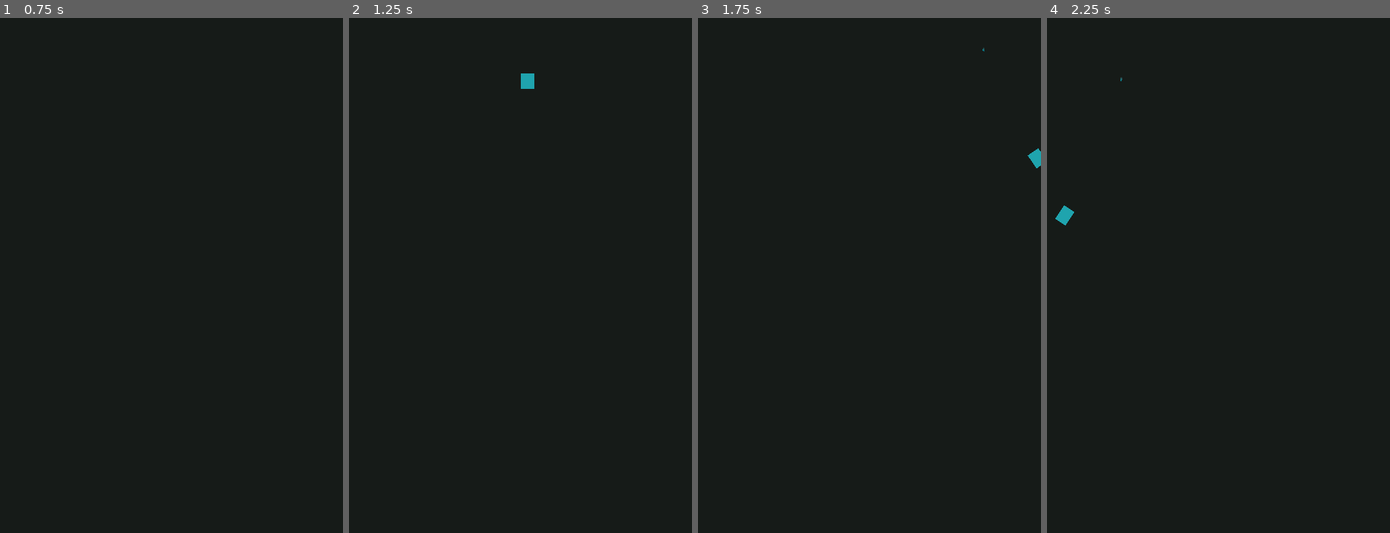
Above: before the commit, frames 1-4 (left to right).
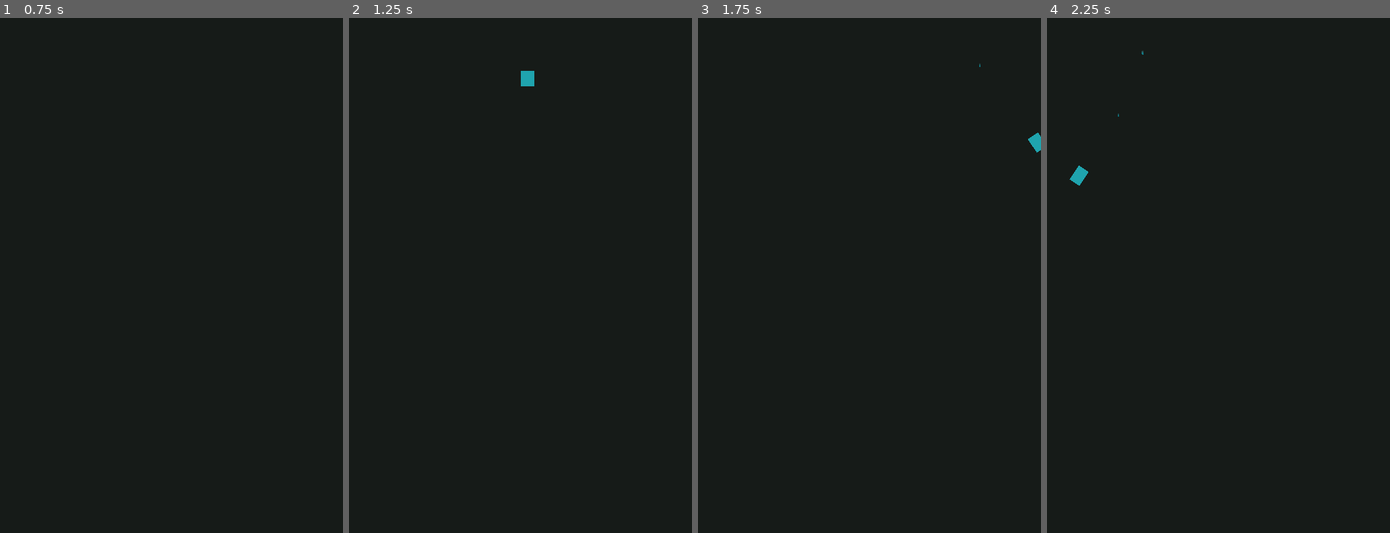
Above: after the commit, the same moments.

Repository: AndrewYHuang/deeper-and-deeper
Game: Godot game, scene res://scenes/Main.tscn
Same seed, same stepped clock (60 frames per second), same inputs: the game is played once before the commit and once after it.
Inputs:
- Up to frame 1 (0.75 s): click "Start Falling" at 0.5 s
- Up to frame 2 (1.25 s): no input
- Up to frame 3 (1.75 s): hold Right (ui_right) from 1.28 s (still down)
- Up to frame 4 (2.25 s): release Right (ui_right) at 2.03 s; hold Left (ui_left) from 2.03 s (still down)

Frame 1 is identical in both runs. In frame 2, less than 0.1% of the frame differs, in the area x 50-55%, y 10-14%; in frame 3, 0.2%; in frame 4, 0.2%, in the area x 2-29%, y 6-41%.

Commit message:
holy crap patterns are working

Diff:
--- a/project.godot
+++ b/project.godot
@@ -13,6 +13,10 @@
 config/name="Deeper And Deeper"
 run/main_scene="res://scenes/Main.tscn"
 config/icon="res://icon.png"
+
+[autoload]
+
+Global="*res://scripts/Global.gd"
 
 [display]
 
--- a/scenes/PatternSpawner.tscn
+++ b/scenes/PatternSpawner.tscn
@@ -1,11 +1,12 @@
-[gd_scene load_steps=3 format=2]
+[gd_scene load_steps=4 format=2]
 
-[ext_resource path="res://scenes/obstacle_patterns/Zigzag.tscn" type="PackedScene" id=1]
+[ext_resource path="res://scenes/obstacle_patterns/ZigzagShort.tscn" type="PackedScene" id=1]
 [ext_resource path="res://scripts/PatternSpawner.gd" type="Script" id=2]
+[ext_resource path="res://scenes/obstacle_patterns/Simple.tscn" type="PackedScene" id=3]
 
 [node name="PatternSpawner" type="Node2D"]
 script = ExtResource( 2 )
-Patterns = [ ExtResource( 1 ) ]
+Patterns = [ ExtResource( 1 ), ExtResource( 3 ) ]
 
 [node name="EndOfPattern" type="VisibilityNotifier2D" parent="."]
 scale = Vector2( 38.4, 1.6 )
--- /dev/null
+++ b/scenes/obstacle_patterns/RightTunnel.tscn
@@ -0,0 +1,118 @@
+[gd_scene load_steps=3 format=2]
+
+[ext_resource path="res://scenes/Obstacle.tscn" type="PackedScene" id=1]
+[ext_resource path="res://scripts/Pattern.gd" type="Script" id=2]
+
+[node name="Zigzag" type="Node2D"]
+script = ExtResource( 2 )
+
+[node name="EndOfPattern" type="Position2D" parent="."]
+position = Vector2( 0, 576 )
+
+[node name="3" parent="." instance=ExtResource( 1 )]
+position = Vector2( 112, 112 )
+
+[node name="9" parent="." instance=ExtResource( 1 )]
+position = Vector2( 304, 112 )
+
+[node name="47" parent="." instance=ExtResource( 1 )]
+position = Vector2( 80, 80 )
+
+[node name="50" parent="." instance=ExtResource( 1 )]
+position = Vector2( 272, 80 )
+
+[node name="145" parent="." instance=ExtResource( 1 )]
+position = Vector2( 48, 48 )
+
+[node name="148" parent="." instance=ExtResource( 1 )]
+position = Vector2( 240, 48 )
+
+[node name="156" parent="." instance=ExtResource( 1 )]
+position = Vector2( 208, 16 )
+
+[node name="162" parent="." instance=ExtResource( 1 )]
+position = Vector2( 16, 16 )
+
+[node name="14" parent="." instance=ExtResource( 1 )]
+position = Vector2( 144, 144 )
+
+[node name="18" parent="." instance=ExtResource( 1 )]
+position = Vector2( 336, 144 )
+
+[node name="102" parent="." instance=ExtResource( 1 )]
+position = Vector2( 112, 464 )
+
+[node name="105" parent="." instance=ExtResource( 1 )]
+position = Vector2( 304, 464 )
+
+[node name="110" parent="." instance=ExtResource( 1 )]
+position = Vector2( 80, 496 )
+
+[node name="113" parent="." instance=ExtResource( 1 )]
+position = Vector2( 272, 496 )
+
+[node name="118" parent="." instance=ExtResource( 1 )]
+position = Vector2( 48, 528 )
+
+[node name="121" parent="." instance=ExtResource( 1 )]
+position = Vector2( 240, 528 )
+
+[node name="129" parent="." instance=ExtResource( 1 )]
+position = Vector2( 208, 560 )
+
+[node name="135" parent="." instance=ExtResource( 1 )]
+position = Vector2( 16, 560 )
+
+[node name="94" parent="." instance=ExtResource( 1 )]
+position = Vector2( 144, 432 )
+
+[node name="97" parent="." instance=ExtResource( 1 )]
+position = Vector2( 336, 432 )
+
+[node name="24" parent="." instance=ExtResource( 1 )]
+position = Vector2( 176, 176 )
+
+[node name="27" parent="." instance=ExtResource( 1 )]
+position = Vector2( 368, 176 )
+
+[node name="86" parent="." instance=ExtResource( 1 )]
+position = Vector2( 176, 400 )
+
+[node name="89" parent="." instance=ExtResource( 1 )]
+position = Vector2( 368, 400 )
+
+[node name="34" parent="." instance=ExtResource( 1 )]
+position = Vector2( 208, 208 )
+
+[node name="37" parent="." instance=ExtResource( 1 )]
+position = Vector2( 16, 208 )
+
+[node name="78" parent="." instance=ExtResource( 1 )]
+position = Vector2( 208, 368 )
+
+[node name="81" parent="." instance=ExtResource( 1 )]
+position = Vector2( 16, 368 )
+
+[node name="38" parent="." instance=ExtResource( 1 )]
+position = Vector2( 48, 240 )
+
+[node name="44" parent="." instance=ExtResource( 1 )]
+position = Vector2( 240, 240 )
+
+[node name="64" parent="." instance=ExtResource( 1 )]
+position = Vector2( 48, 336 )
+
+[node name="70" parent="." instance=ExtResource( 1 )]
+position = Vector2( 240, 336 )
+
+[node name="56" parent="." instance=ExtResource( 1 )]
+position = Vector2( 80, 272 )
+
+[node name="62" parent="." instance=ExtResource( 1 )]
+position = Vector2( 272, 272 )
+
+[node name="137" parent="." instance=ExtResource( 1 )]
+position = Vector2( 80, 304 )
+
+[node name="143" parent="." instance=ExtResource( 1 )]
+position = Vector2( 272, 304 )
--- a/scenes/obstacle_patterns/Zigzag.tscn
+++ b/scenes/obstacle_patterns/Simple.tscn
@@ -3,7 +3,7 @@
 [ext_resource path="res://scenes/Obstacle.tscn" type="PackedScene" id=1]
 [ext_resource path="res://scripts/Pattern.gd" type="Script" id=2]
 
-[node name="Zigzag" type="Node2D"]
+[node name="Simple" type="Node2D"]
 script = ExtResource( 2 )
 
 [node name="EndOfPattern" type="Position2D" parent="."]
--- /dev/null
+++ b/scenes/obstacle_patterns/ZigzagShort.tscn
@@ -0,0 +1,226 @@
+[gd_scene load_steps=3 format=2]
+
+[ext_resource path="res://scenes/Obstacle.tscn" type="PackedScene" id=1]
+[ext_resource path="res://scripts/Pattern.gd" type="Script" id=2]
+
+[node name="ZigzagShort" type="Node2D"]
+script = ExtResource( 2 )
+
+[node name="EndOfPattern" type="Position2D" parent="."]
+position = Vector2( 0, 576 )
+
+[node name="3" parent="." instance=ExtResource( 1 )]
+position = Vector2( 112, 112 )
+
+[node name="9" parent="." instance=ExtResource( 1 )]
+position = Vector2( 304, 112 )
+
+[node name="47" parent="." instance=ExtResource( 1 )]
+position = Vector2( 80, 80 )
+
+[node name="50" parent="." instance=ExtResource( 1 )]
+position = Vector2( 272, 80 )
+
+[node name="145" parent="." instance=ExtResource( 1 )]
+position = Vector2( 48, 48 )
+
+[node name="148" parent="." instance=ExtResource( 1 )]
+position = Vector2( 240, 48 )
+
+[node name="156" parent="." instance=ExtResource( 1 )]
+position = Vector2( 208, 16 )
+
+[node name="162" parent="." instance=ExtResource( 1 )]
+position = Vector2( 16, 16 )
+
+[node name="14" parent="." instance=ExtResource( 1 )]
+position = Vector2( 144, 144 )
+
+[node name="18" parent="." instance=ExtResource( 1 )]
+position = Vector2( 336, 144 )
+
+[node name="102" parent="." instance=ExtResource( 1 )]
+position = Vector2( 112, 464 )
+
+[node name="105" parent="." instance=ExtResource( 1 )]
+position = Vector2( 304, 464 )
+
+[node name="110" parent="." instance=ExtResource( 1 )]
+position = Vector2( 80, 496 )
+
+[node name="113" parent="." instance=ExtResource( 1 )]
+position = Vector2( 272, 496 )
+
+[node name="118" parent="." instance=ExtResource( 1 )]
+position = Vector2( 48, 528 )
+
+[node name="121" parent="." instance=ExtResource( 1 )]
+position = Vector2( 240, 528 )
+
+[node name="129" parent="." instance=ExtResource( 1 )]
+position = Vector2( 208, 560 )
+
+[node name="135" parent="." instance=ExtResource( 1 )]
+position = Vector2( 16, 560 )
+
+[node name="94" parent="." instance=ExtResource( 1 )]
+position = Vector2( 144, 432 )
+
+[node name="97" parent="." instance=ExtResource( 1 )]
+position = Vector2( 336, 432 )
+
+[node name="24" parent="." instance=ExtResource( 1 )]
+position = Vector2( 176, 176 )
+
+[node name="27" parent="." instance=ExtResource( 1 )]
+position = Vector2( 368, 176 )
+
+[node name="86" parent="." instance=ExtResource( 1 )]
+position = Vector2( 176, 400 )
+
+[node name="89" parent="." instance=ExtResource( 1 )]
+position = Vector2( 368, 400 )
+
+[node name="34" parent="." instance=ExtResource( 1 )]
+position = Vector2( 208, 208 )
+
+[node name="37" parent="." instance=ExtResource( 1 )]
+position = Vector2( 16, 208 )
+
+[node name="78" parent="." instance=ExtResource( 1 )]
+position = Vector2( 208, 368 )
+
+[node name="81" parent="." instance=ExtResource( 1 )]
+position = Vector2( 16, 368 )
+
+[node name="38" parent="." instance=ExtResource( 1 )]
+position = Vector2( 48, 240 )
+
+[node name="44" parent="." instance=ExtResource( 1 )]
+position = Vector2( 240, 240 )
+
+[node name="64" parent="." instance=ExtResource( 1 )]
+position = Vector2( 48, 336 )
+
+[node name="70" parent="." instance=ExtResource( 1 )]
+position = Vector2( 240, 336 )
+
+[node name="56" parent="." instance=ExtResource( 1 )]
+position = Vector2( 80, 272 )
+
+[node name="62" parent="." instance=ExtResource( 1 )]
+position = Vector2( 272, 272 )
+
+[node name="137" parent="." instance=ExtResource( 1 )]
+position = Vector2( 80, 304 )
+
+[node name="143" parent="." instance=ExtResource( 1 )]
+position = Vector2( 272, 304 )
+
+[node name="4" parent="." instance=ExtResource( 1 )]
+position = Vector2( 144, 112 )
+
+[node name="10" parent="." instance=ExtResource( 1 )]
+position = Vector2( 336, 112 )
+
+[node name="48" parent="." instance=ExtResource( 1 )]
+position = Vector2( 112, 80 )
+
+[node name="51" parent="." instance=ExtResource( 1 )]
+position = Vector2( 304, 80 )
+
+[node name="146" parent="." instance=ExtResource( 1 )]
+position = Vector2( 80, 48 )
+
+[node name="149" parent="." instance=ExtResource( 1 )]
+position = Vector2( 272, 48 )
+
+[node name="157" parent="." instance=ExtResource( 1 )]
+position = Vector2( 240, 16 )
+
+[node name="163" parent="." instance=ExtResource( 1 )]
+position = Vector2( 48, 16 )
+
+[node name="15" parent="." instance=ExtResource( 1 )]
+position = Vector2( 176, 144 )
+
+[node name="19" parent="." instance=ExtResource( 1 )]
+position = Vector2( 368, 144 )
+
+[node name="103" parent="." instance=ExtResource( 1 )]
+position = Vector2( 144, 464 )
+
+[node name="106" parent="." instance=ExtResource( 1 )]
+position = Vector2( 336, 464 )
+
+[node name="111" parent="." instance=ExtResource( 1 )]
+position = Vector2( 112, 496 )
+
+[node name="114" parent="." instance=ExtResource( 1 )]
+position = Vector2( 304, 496 )
+
+[node name="119" parent="." instance=ExtResource( 1 )]
+position = Vector2( 80, 528 )
+
+[node name="122" parent="." instance=ExtResource( 1 )]
+position = Vector2( 272, 528 )
+
+[node name="130" parent="." instance=ExtResource( 1 )]
+position = Vector2( 240, 560 )
+
+[node name="136" parent="." instance=ExtResource( 1 )]
+position = Vector2( 48, 560 )
+
+[node name="95" parent="." instance=ExtResource( 1 )]
+position = Vector2( 176, 432 )
+
+[node name="98" parent="." instance=ExtResource( 1 )]
+position = Vector2( 368, 432 )
+
+[node name="25" parent="." instance=ExtResource( 1 )]
+position = Vector2( 208, 176 )
+
+[node name="28" parent="." instance=ExtResource( 1 )]
+position = Vector2( 16, 176 )
+
+[node name="87" parent="." instance=ExtResource( 1 )]
+position = Vector2( 208, 400 )
+
+[node name="90" parent="." instance=ExtResource( 1 )]
+position = Vector2( 16, 400 )
+
+[node name="35" parent="." instance=ExtResource( 1 )]
+position = Vector2( 240, 208 )
+
+[node name="39" parent="." instance=ExtResource( 1 )]
+position = Vector2( 48, 208 )
+
+[node name="79" parent="." instance=ExtResource( 1 )]
+position = Vector2( 240, 368 )
+
+[node name="82" parent="." instance=ExtResource( 1 )]
+position = Vector2( 48, 368 )
+
+[node name="40" parent="." instance=ExtResource( 1 )]
+position = Vector2( 80, 240 )
+
+[node name="45" parent="." instance=ExtResource( 1 )]
+position = Vector2( 272, 240 )
+
+[node name="65" parent="." instance=ExtResource( 1 )]
+position = Vector2( 80, 336 )
+
+[node name="71" parent="." instance=ExtResource( 1 )]
+position = Vector2( 272, 336 )
+
+[node name="57" parent="." instance=ExtResource( 1 )]
+position = Vector2( 112, 272 )
+
+[node name="63" parent="." instance=ExtResource( 1 )]
+position = Vector2( 304, 272 )
+
+[node name="138" parent="." instance=ExtResource( 1 )]
+position = Vector2( 112, 304 )
+
+[node name="144" parent="." instance=ExtResource( 1 )]
+position = Vector2( 304, 304 )
--- /dev/null
+++ b/scripts/Global.gd
@@ -0,0 +1,15 @@
+extends Node
+
+
+# Declare member variables here. Examples:
+export var game_speed = 400.0
+
+
+# Called when the node enters the scene tree for the first time.
+func _ready():
+  pass # Replace with function body.
+
+
+# Called every frame. 'delta' is the elapsed time since the previous frame.
+#func _process(delta):
+#  pass
--- a/scripts/Main.gd
+++ b/scripts/Main.gd
@@ -18,6 +18,7 @@
   get_tree().call_group("obstacles", "queue_free")
   $Player.start($StartPosition.position)
   $StartTimer.start()
+  Global.game_speed = 400.0
 
 func _on_StartTimer_timeout():
   $ObstacleTimer.start()
@@ -46,6 +47,7 @@
 func game_over():
   $ScoreTimer.stop()
   $ObstacleTimer.stop()
+  Global.game_speed = 0
   get_tree().call_group("obstacles", "stop")
   print_debug("GAME OVER")
   $HUD.show_game_over()
--- a/scripts/Obstacle.gd
+++ b/scripts/Obstacle.gd
@@ -1,6 +1,5 @@
 extends Area2D
 
-export var speed = 400
 var screen_size
 
 var stopped: bool = false
@@ -18,7 +17,7 @@
 # Called every frame. 'delta' is the elapsed time since the previous frame.
 func _physics_process(delta):
   if !stopped:
-    _move_with_velocity(Vector2(0, -speed) * delta)
+    _move_with_velocity(Vector2(0, -Global.game_speed) * delta)
 
 func _on_VisibilityNotifier2D_screen_exited():
   queue_free()
--- a/scripts/PatternSpawner.gd
+++ b/scripts/PatternSpawner.gd
@@ -13,19 +13,21 @@
 func _ready():
   pass # Replace with function body.
 
-func spawn(selected_pattern, offset):
+func spawn(selected_pattern: int, offset: int):
   var pattern = Patterns[selected_pattern % Patterns.size()].instance()
   add_child(pattern)
-  pattern.offset(offset)
+  pattern.offset(offset*32)
 
   $EndOfPattern.position = pattern.get_node("EndOfPattern").position
 
 # Called every frame. 'delta' is the elapsed time since the previous frame.
-#func _process(delta):
-#  pass
+func _process(delta):
+  $EndOfPattern.position.y -= Global.game_speed * delta
 
 func _on_EndOfPattern_screen_entered():
+  print_debug("I'm almost done")
   emit_signal("pattern_complete")
 
 func _on_EndOfPattern_screen_exited():
+  print_debug("I'm done!")
   queue_free()
--- a/scripts/Player.gd
+++ b/scripts/Player.gd
@@ -2,9 +2,8 @@
 
 signal hit
 
-export var speed = 400
 export var fall_speed = 200
-export var target_height_ratio = 0.55
+export var target_height_ratio = 0.35
 export var squishinees = 0.2
 export var rotation_rate = 20
 
@@ -37,12 +36,12 @@
   var ratio_to_target_height = (position.y / target_y_position)
   var direction = _direction_from_input() if movement_enabled else 0
 
-  var horizontal_speed = direction * speed
+  var horizontal_speed = direction * Global.game_speed * 1
   var vertical_speed = _calculate_vertical_speed(ratio_to_target_height) if movement_enabled else 0
 
   _move_with_velocity(Vector2(horizontal_speed, vertical_speed) * delta)
 
-  position.x = wrapf(position.x, -8, screen_size.x + 8)
+  position.x = wrapf(position.x, 0, screen_size.x)
 
 
 func _direction_from_input() -> int:
